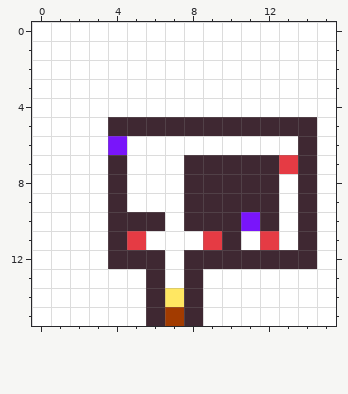
A pixel-art sprite gets an edit: data/maps/Corridor.png. That is the earlier state.
The file is 16x16 pixels.
Now the later version:
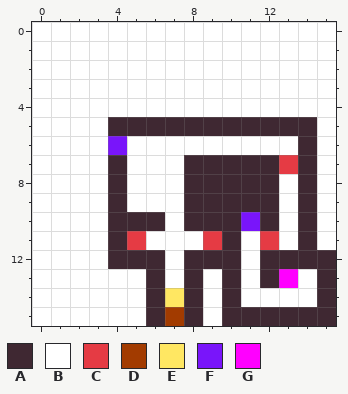
Palette (. is transparent): A #3f2832  B #ffffff  C #e53b44  D #a23b00  E #ffe762  F #7915fa  G #ff00ff
The edit:
@@ x 8..15 @@
 11 BCABCBAB
-12 AAAAAAAB
-13 ABBBBBBB
-14 ABBBBBBB
-15 ABBBBBBB
+12 AAABAAAA
+13 ABABAGBA
+14 ABABBBBA
+15 ABAAAAAA
Pixel boxes of the changes (left, top, right, bottom) in both pictures:
changed: (222, 250, 336, 326)
